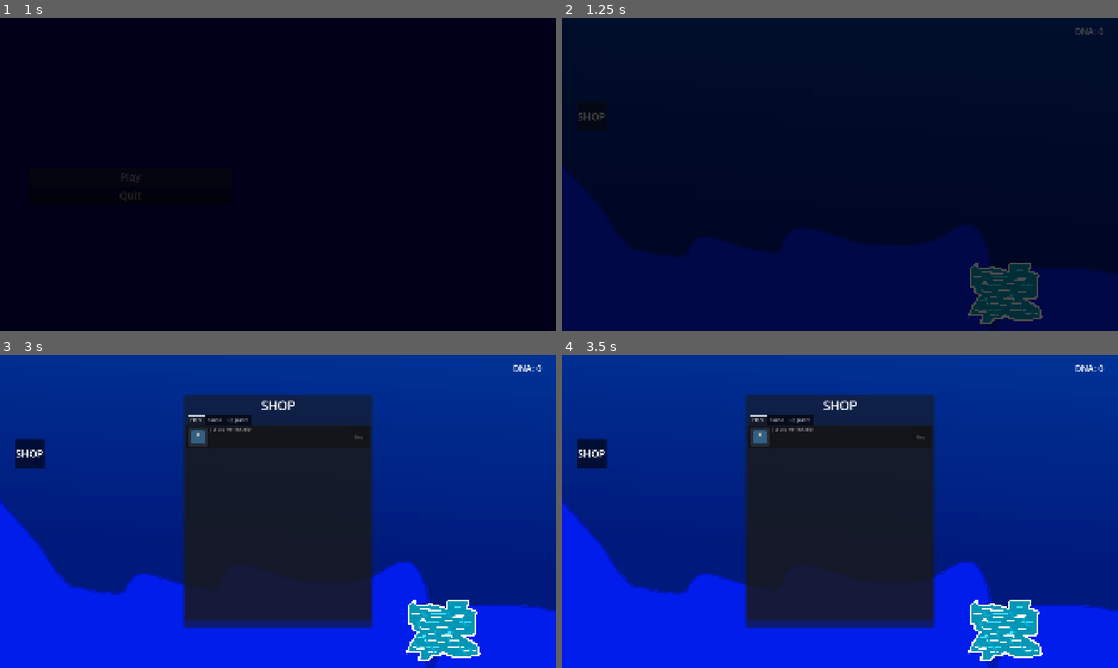
Above: before the commit, frames 1-4 (two rows, left to right).
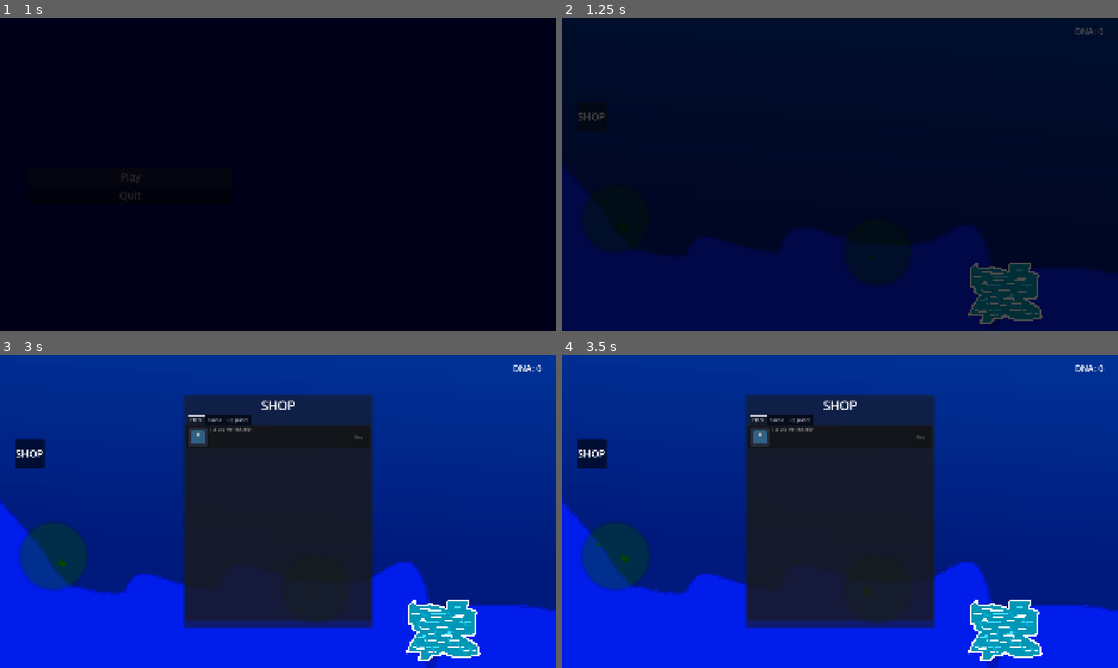
Above: after the commit, the same moments.

Repository: Lucasc0-Git/fishstem
Game: Godot game, scene res://scenes/ui/start_scene.tscn
Two runs of this game, one before a commit and one after it. Both use one fixed random seed, a clock stepped at 60 frames per second and the inputs below. The engine's default icon, where the game draws it, is replaced by a stand-in: a white triangle on a blue panel in a dark square.
Inputs (mouse positions are in pixels of both pictures, inside the frame that each line leads up to):
- Up to frame 1 (1 s): click "Play" at 0.5 s
- Up to frame 2 (1.25 s): no input
- Up to frame 3 (3 s): drag from (444, 630) to (333, 442) at 1.27 s; click "SHOP" at 2 s; click "Back" at 2.75 s
- Up to frame 4 (3.5 s): no input

Frame 1 is identical in both runs. In frame 2, 1.9% of the frame differs, in the area x 3-63%, y 58-86%; in frame 3, 2.2%; in frame 4, 2.2%, in the area x 3-59%, y 53-86%.

Commit message:
Added Dirt object that will be used as a minigame

Diff:
--- /dev/null
+++ b/scenes/main/minigames/dirt_cleaning_minigame.tscn
@@ -0,0 +1,5 @@
+[gd_scene format=3 uid="uid://cs3fihlmayp6v"]
+
+[ext_resource type="PackedScene" uid="uid://0hepmx8sj2di" path="res://scenes/main/minigames/minigame.tscn" id="1_fi33n"]
+
+[node name="DirtCleaningMinigame" unique_id=784382624 instance=ExtResource("1_fi33n")]
--- a/scenes/map/map.tscn
+++ b/scenes/map/map.tscn
@@ -3,6 +3,7 @@
 [ext_resource type="Texture2D" uid="uid://chm5dv8vvr7fw" path="res://textures/testing-bg.png" id="1_sxf4j"]
 [ext_resource type="Script" uid="uid://ddfpa4o5jcdel" path="res://scripts/main/map.gd" id="1_tqkkf"]
 [ext_resource type="PackedScene" uid="uid://bvc8dnr0m0vuh" path="res://scenes/objects/ice.tscn" id="3_a2pkv"]
+[ext_resource type="PackedScene" uid="uid://cew4fihkxxha6" path="res://scenes/objects/dirt.tscn" id="4_ph54e"]
 
 [sub_resource type="Gradient" id="Gradient_scl2d"]
 offsets = PackedFloat32Array(0.39156628, 1)
@@ -42,6 +43,12 @@
 position = Vector2(567, 393)
 scale = Vector2(0.5, 0.5)
 
+[node name="Dirt" parent="TestingMap2" unique_id=714163157 instance=ExtResource("4_ph54e")]
+position = Vector2(130, 268)
+
+[node name="Dirt2" parent="TestingMap2" unique_id=1788491431 instance=ExtResource("4_ph54e")]
+position = Vector2(-775, 154)
+
 [node name="Lvl1" type="Node2D" parent="." unique_id=727593971]
 
 [node name="Lvl2" type="Node2D" parent="." unique_id=1287236093]
--- /dev/null
+++ b/scenes/objects/dirt.tscn
@@ -0,0 +1,53 @@
+[gd_scene format=3 uid="uid://cew4fihkxxha6"]
+
+[ext_resource type="PackedScene" uid="uid://dbjybhequci3t" path="res://scenes/objects/game_object.tscn" id="1_cmwh6"]
+[ext_resource type="Texture2D" uid="uid://cigsxhdwemx1s" path="res://textures/dirt_particle.png" id="2_0lgw5"]
+
+[sub_resource type="CircleShape2D" id="CircleShape2D_cmwh6"]
+radius = 126.77539
+
+[sub_resource type="Gradient" id="Gradient_0lgw5"]
+offsets = PackedFloat32Array(0.88235295, 1)
+colors = PackedColorArray(0.050687052, 0.29162923, 9.62615e-08, 1, 0, 0, 0, 0)
+
+[sub_resource type="GradientTexture2D" id="GradientTexture2D_2a8ad"]
+gradient = SubResource("Gradient_0lgw5")
+width = 500
+height = 500
+fill = 1
+fill_from = Vector2(0.5, 0.5)
+fill_to = Vector2(1, 0.5)
+
+[sub_resource type="ParticleProcessMaterial" id="ParticleProcessMaterial_cmwh6"]
+particle_flag_disable_z = true
+emission_shape_offset = Vector3(0, 25, 0)
+emission_shape = 1
+emission_sphere_radius = 100.0
+angle_min = -292.9
+angle_max = 280.7
+direction = Vector3(0, -1, 0)
+spread = 106.305
+initial_velocity_max = 50.0
+gravity = Vector3(0, -25, 0)
+scale_min = 0.19999999
+scale_max = 0.5
+
+[node name="Dirt" unique_id=405931296 instance=ExtResource("1_cmwh6")]
+
+[node name="AnimatedSprite2D" parent="." index="0" unique_id=1908073853]
+visible = false
+
+[node name="CollisionShape2D" parent="ClickArea" parent_id_path=PackedInt32Array(1910408838) index="0" unique_id=1945367427]
+shape = SubResource("CircleShape2D_cmwh6")
+
+[node name="Sprite2D" type="Sprite2D" parent="." index="3" unique_id=1335570348]
+modulate = Color(1, 1, 1, 0.39607844)
+scale = Vector2(0.5, 0.5)
+texture = SubResource("GradientTexture2D_2a8ad")
+
+[node name="GPUParticles2D" type="GPUParticles2D" parent="." index="4" unique_id=1810389873]
+amount = 5
+texture = ExtResource("2_0lgw5")
+lifetime = 4.0
+explosiveness = 0.21
+process_material = SubResource("ParticleProcessMaterial_cmwh6")
Binary file added: textures/dirt_particle.png
Not shown, added: textures/dirt_particle.png.import
